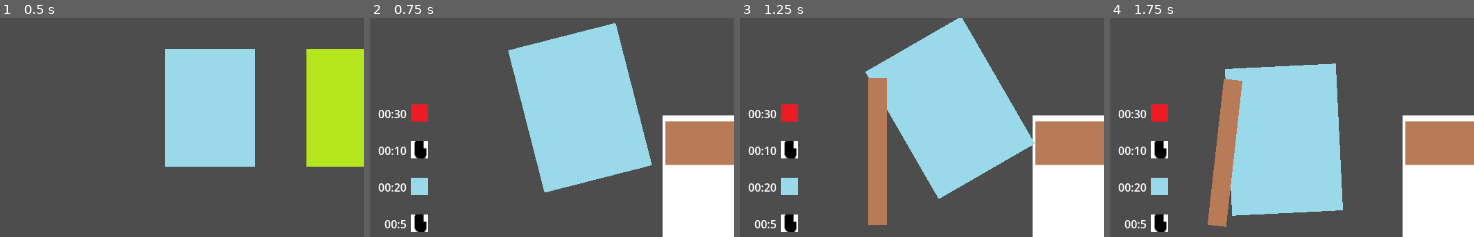
Above: before the commit, frames 1-4 (left to right).
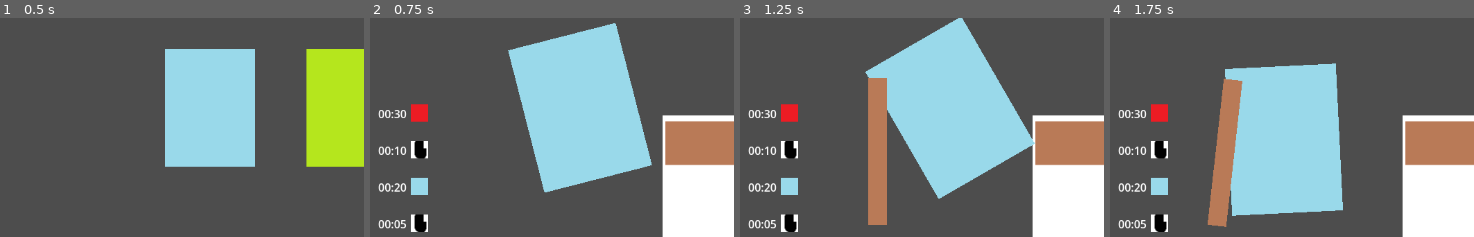
Above: after the commit, the same moments.

Repository: LuisGarrillo/Neo-Mel-vn
Game: Godot game, scene res://scenes/minigames/coffee_making.tscn
The game is run twice, just before and just after one commit, with the same random seed, the same clock (stepped at 60 frames per second) and the same inputs. This scene is started directly instead of the project's main scene.
Inputs (mouse positions are % of the whole screen's width and height, from its top left):
- Up to frame 1 (0.5 s): no input
- Up to frame 2 (0.75 s): tap Enter at 0.5 s; move the mouse to (38, 49) at 0.52 s; press the mouse at (38, 49) at 0.53 s; hold W (up) from 0.53 s (still down)
- Up to frame 3 (1.25 s): keep holding W (up)
- Up to frame 4 (1.75 s): move the mouse to (33, 56) at 1.27 s; release W (up) at 1.28 s; release the mouse at (33, 56) at 1.28 s; hold S (down) from 1.28 s (still down); right-click (33, 56) at 1.35 s
The pictures show only the part of the screen within x 9-59%, y 29-79%; the shares and areas given below are measured in that part.

Frame 1 is identical in both runs. In frame 2, 0.1% of the frame differs, in the area x 2-9%, y 92-97%; in frame 3, 0.1%; in frame 4, 0.1%.
Error in both runs: Invalid access to property or key 'hot' on a base object of type 'Area2D'. (res://scripts/objects/pot.gd:29)

Commit message:
Fix pouring timestamp functionality

Diff:
--- a/scripts/ui/pouring_time.gd
+++ b/scripts/ui/pouring_time.gd
@@ -4,5 +4,11 @@
 @onready var label: Label = $HBoxContainer/Label
 
 func set_up(time: int, type: String) -> void:
-	label.text = "00:" + String.num_int64(time)
+	update(time)
 	type_sprite.play(type)
+
+func update(time:int) -> void:
+	if time > 9:
+		label.text = "00:" + String.num_int64(time)
+	else:
+		label.text = "00:0" + String.num_int64(time)
